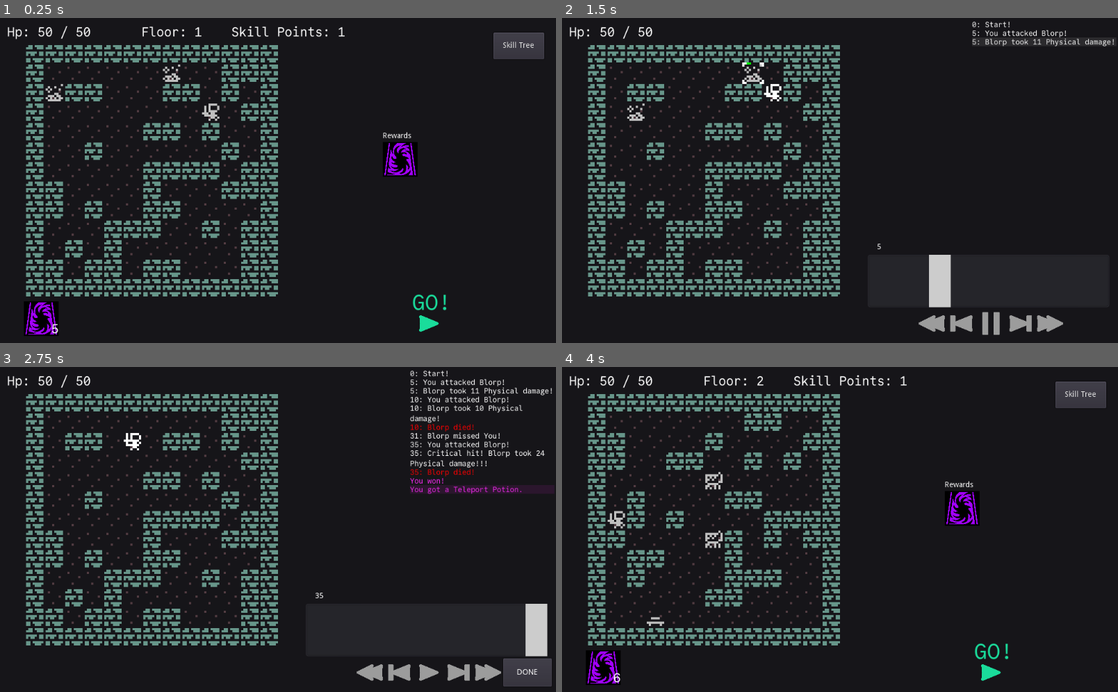
Above: before the commit, frames 1-4 (two rows, left to right).
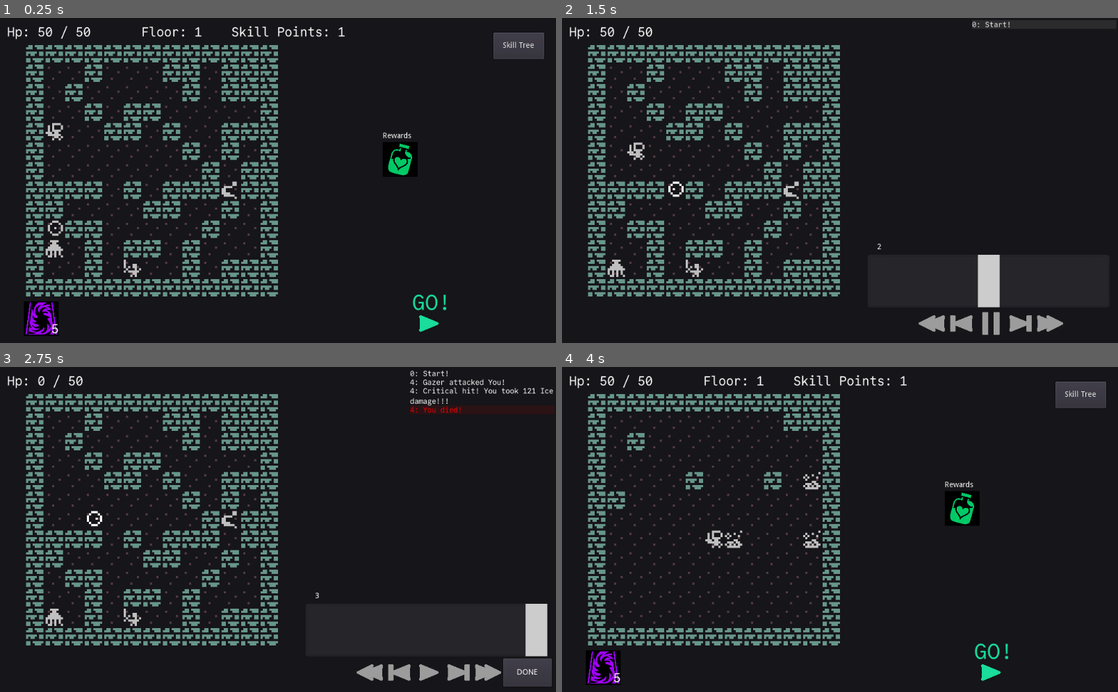
Above: after the commit, the same moments.

Repository: redxaxder/7DRL2024
Game: Godot game, scene res://main.tscn
Two runs of this game, one before a commit and one after it. Both use one fixed random seed, a clock stepped at 60 frames per second and the inputs below.
Inputs (mouse positions are in pixels of both pictures, inside the frame that each line leads up to):
- Up to frame 1 (0.25 s): no input
- Up to frame 2 (1.5 s): click (990, 317) at 0.5 s; move the mouse to (840, 180) at 1.27 s; hold D (right) from 1.28 s (still down); hold Space (toggle) from 1.28 s (still down); click (840, 180) at 1.42 s
- Up to frame 3 (2.75 s): move the mouse to (166, 545) at 2.02 s; release D (right) at 2.03 s; release Space (toggle) at 2.03 s; hold S (down) from 2.03 s (still down); tap Space (toggle) at 2.1 s
- Up to frame 4 (4 s): release S (down) at 2.75 s; click "DONE" at 2.75 s; click (1090, 672) at 3.5 s, where only the run after the commit has a clickable "RESTART"

The runs differ from the first frame. In frame 1, 6.3% of the frame differs, in the area x 8-75%, y 14-80%; in frame 2, 7.5%; in frame 3, 7.6%, in the area x 6-100%, y 2-80%; in frame 4, 4.8%.

Commit message:
random bonuses

Diff:
--- a/data/encounter/EncounterState.gd
+++ b/data/encounter/EncounterState.gd
@@ -56,7 +56,9 @@
 	target.cur_hp -= damage
 
 func resolve_stat_buff(actor_id: int, stat: int, power: int):
-	var bonus: Bonus = SkillTree.create_bonus(stat, power)
+	var bonus: Bonus = Bonus.new()
+	bonus.stat = stat
+	bonus.power = power
 	var actor: CombatEntity = actors[actor_id]
 	var prev_max_hp = actor.stats.max_hp()
 	actors[actor_id].append_bonus(bonus)
--- a/data/skills/Skill.gd
+++ b/data/skills/Skill.gd
@@ -32,27 +32,45 @@
 	return RandomUtil.color_hash(name)
 
 
-#const STAT_PREMIUMS = { \
-#	Brawn,
-#	Brains,
-#	Guts,
-#	Eyesight,
-#	Footwork,
-#	Hustle,
-#	Accuracy,
-#	Crit,
-#	Evasion,
-#	Damage,
-#	Speed,
-#	Health,
-#	Physical,
-#	Fire,
-#	Ice,
-#	Poison,
-#	PhysicalResist,
-#	FireResist,
-#	IceResist,
-#	PoisonResist,
-#}
-func random_bonus_skill(skill_seed: int):
-	return null
+const STAT_PREMIUM = { \
+	Stat.Kind.Brawn: 1,
+	Stat.Kind.Brains: 1,
+	Stat.Kind.Guts: 1,
+	Stat.Kind.Eyesight: 1,
+	Stat.Kind.Footwork: 1,
+	Stat.Kind.Hustle: 1,
+	Stat.Kind.Accuracy: 3,
+	Stat.Kind.Crit: 3,
+	Stat.Kind.Evasion: 3,
+	Stat.Kind.Damage: 3,
+	Stat.Kind.Speed: 3,
+	Stat.Kind.Health: 3,
+	Stat.Kind.Physical: 2,
+	Stat.Kind.Fire: 2,
+	Stat.Kind.Ice: 2,
+	Stat.Kind.Poison: 2,
+	Stat.Kind.PhysicalResist: 5,
+	Stat.Kind.FireResist: 5,
+	Stat.Kind.IceResist: 5,
+	Stat.Kind.PoisonResist: 5,
+}
+static func random_bonus(skill_seed: int) -> Array:
+	var rng = RandomNumberGenerator.new()
+	rng.seed = skill_seed
+	var plus = Bonus.new()
+	var magnitude = rng.randi() % 4
+	var variance = (rng.randf() - 0.5) /6
+	var power = (1 + magnitude) * 10 * (1+ variance)
+	plus.stat = rng.randi() % Stat.Kind.MAX
+	plus.power = power * STAT_PREMIUM[plus.stat]
+	if magnitude == 0: return [plus]
+	var minus = Bonus.new()
+	var minus_stats = []
+	for s in Stat.Kind.MAX:
+		if s == plus.stat: continue
+		if Stat.MINIMUM[s] == 0: continue
+		minus_stats.append(s)
+	minus.stat = minus_stats[rng.randi() % minus_stats.size()]
+	minus.power = plus.power * -0.5
+	minus.power *= STAT_PREMIUM[minus.stat]
+	return  [plus, minus]
--- a/data/skills/SkillTree.gd
+++ b/data/skills/SkillTree.gd
@@ -40,9 +40,11 @@
 func unlock(skill: Skill):
 	unlocks[skill] = true
 
-static func create_bonus(stat, power: int) -> Bonus:
-	var skill = Bonus.new()
-	skill.initialize_bonus(stat, power)
+static func random_bonus_skill(skill_name: String, rng_seed: int) -> Skill:
+	var skill = Skill.new()
+	skill.kind = Skill.Kind.Bonus
+	skill.name = skill_name
+	skill.bonuses = Skill.random_bonus(rng_seed)
 	return skill
 
 static func create_ability_skill(ability: Ability) -> Skill:
@@ -50,14 +52,6 @@
 	skill.name = ability.name
 	skill.kind = Skill.Kind.Ability
 	skill.ability = ability
-	return skill
-
-static func create_bonus_skill(stat: int, power: int, skill_name: String) -> Skill:
-	var bonus: Bonus = create_bonus(stat, power)
-	var skill = Skill.new()
-	skill.name = skill_name
-	skill.kind = Skill.Kind.Bonus
-	skill.bonuses = [bonus]
 	return skill
 
 static func build_ability(d: Dictionary) -> Ability:
@@ -176,7 +170,10 @@
 		"modifiers": [Ability.mod(Stat.Kind.Guts, Ability.ModParam.AbilityRange, 5)]
 	})
 
-	append_skill(create_bonus_skill(Stat.Kind.Brawn, 5, SkillName.generate_name()), 0)
+	append_skill(
+		random_bonus_skill(SkillName.generate_name(), randi())
+		, 0
+		)
 
 	append_and_create_ability({
 		"label": "Fiery Fire",
@@ -199,7 +196,10 @@
 		"modifiers": [Ability.mod(Stat.Kind.Brains, Ability.ModParam.Power, 1)]
 	})
 
-	append_skill(create_bonus_skill(Stat.Kind.Eyesight, 5, SkillName.generate_name()), 0)
+	append_skill(
+		random_bonus_skill(SkillName.generate_name(), randi())
+		, 0
+		)
 
 	# Deal 10 damage to an enemy in a 5 radius (4 cooldown)
 	append_and_create_ability({
@@ -241,7 +241,10 @@
 		"modifiers": [Ability.mod(Stat.Kind.Damage, Ability.ModParam.Power, 1)]
 	})
 
-	append_skill(create_bonus_skill(Stat.Kind.Brains, 5, SkillName.generate_name()), 1)
+	append_skill(
+		random_bonus_skill(SkillName.generate_name(), randi()),
+		1
+		)
 
 	append_and_create_ability({
 		"label": "Two Step",
@@ -263,7 +266,10 @@
 		"modifiers": [Ability.mod(Stat.Kind.Evasion, Ability.ModParam.CooldownTime, 2)]
 	})
 
-	append_skill(create_bonus_skill(Stat.Kind.Footwork, 5, SkillName.generate_name()), 1)
+	append_skill(
+		random_bonus_skill(SkillName.generate_name(), randi()),
+		1
+		)
 
 	append_and_create_ability({
 		"label": "Peerless Sleight",
@@ -307,7 +313,10 @@
 		"cooldown_time":	100,
 	})
 
-	append_skill(create_bonus_skill(Stat.Kind.Guts, 5, SkillName.generate_name()), 2)
+	append_skill(
+		random_bonus_skill(SkillName.generate_name(), randi()),
+		2
+		)
 
 	append_and_create_ability({
 		"label": "Poison Overflow",
@@ -330,7 +339,10 @@
 
 	# todo: don't display cooldown time for start
 
-	append_skill(create_bonus_skill(Stat.Kind.Hustle, 5, SkillName.generate_name()), 2)
+	append_skill(
+		random_bonus_skill(SkillName.generate_name(), randi()),
+		2
+		)
 
 	append_and_create_ability({
 		"label": "Rake the Coals",
